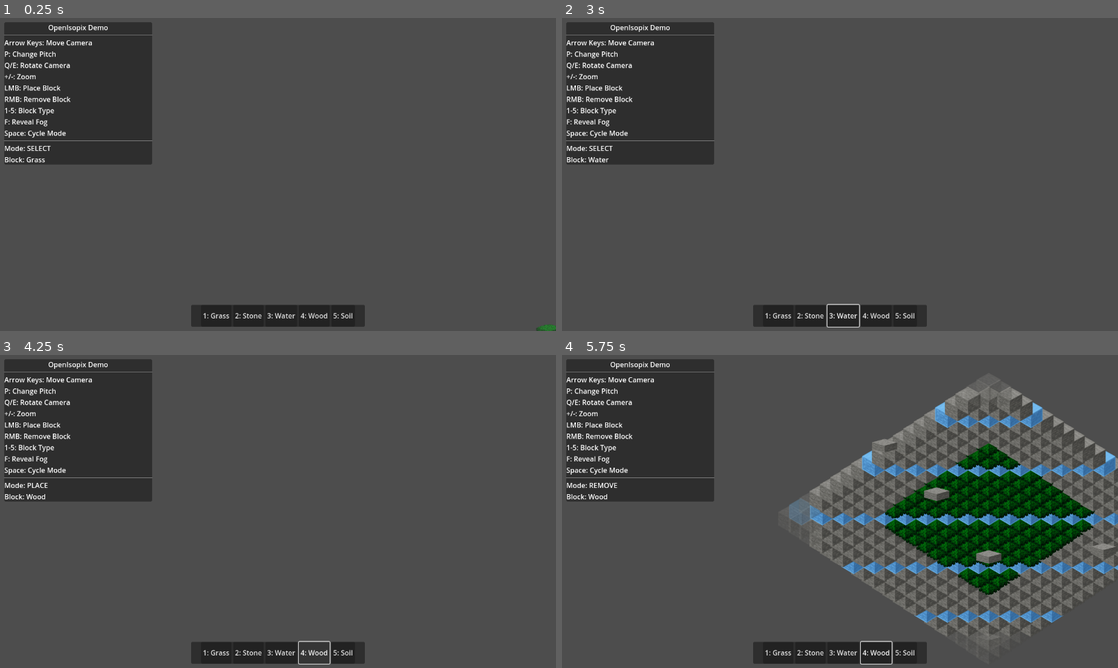
Above: before the commit, frames 1-4 (two rows, left to right).
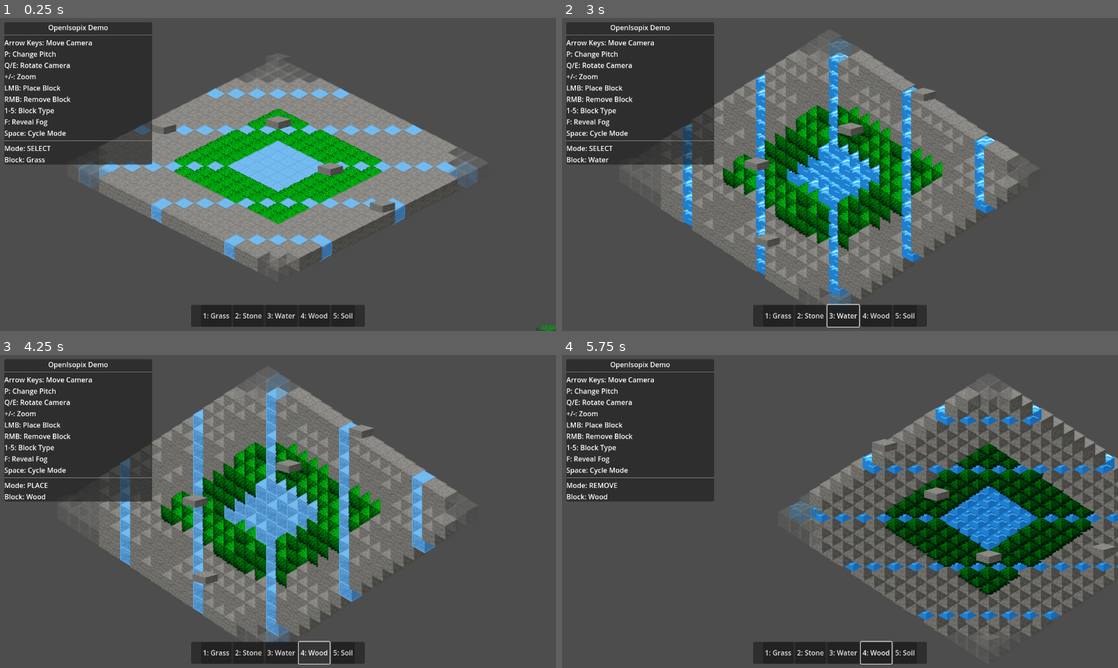
Above: after the commit, the same moments.

Repository: pankaj-bind/OpenIsopix
Game: Godot game, scene res://scenes/Main.tscn
The game is run twice, just before and just after one commit, with the same random seed, the same clock (stepped at 60 frames per second) and the same inputs.
Inputs (mouse positions are in pixels of both pictures, inside the frame that each line leads up to):
- Up to frame 1 (0.25 s): no input
- Up to frame 2 (3 s): click "1: Grass" at 0.5 s; click "2: Stone" at 1.25 s; click "3: Water" at 2 s; tap Enter at 2.75 s; move the mouse to (962, 158) at 2.77 s; hold E (rotate_right) from 2.78 s (still down); hold P (change_pitch) from 2.78 s (still down); click (962, 158) at 2.92 s
- Up to frame 3 (4.25 s): tap Space at 3.02 s; release E (rotate_right) at 3.5 s; release P (change_pitch) at 3.5 s; click "4: Wood" at 3.5 s
- Up to frame 4 (5.75 s): move the mouse to (728, 527) at 4.27 s; hold Down (ui_down) 4.28-5.03 s; tap Mouse wheel up (zoom_in) at 4.35 s; tap Space at 4.52 s; move the mouse to (895, 442) at 5.02 s; hold E (rotate_right) from 5.03 s (still down); hold Mouse wheel down (zoom_out) from 5.03 s (still down)

The runs differ from the first frame. In frame 1, 26% of the frame differs, in the area x 14-86%, y 12-81%; in frame 2, 32%; in frame 3, 32%, in the area x 11-84%, y 5-92%; in frame 4, 6.0%.

Commit message:
Wire animated block rendering

Diff:
--- /dev/null
+++ b/assets/blocks/isometric-water-foam.svg
@@ -0,0 +1,9 @@
+<?xml version="1.0" encoding="UTF-8"?>
+<svg xmlns="http://www.w3.org/2000/svg" width="64" height="64" viewBox="0 0 64 64">
+  <polygon points="32,6 58,20 32,34 6,20" fill="#3fb8ff"/>
+  <polygon points="6,20 32,34 32,58 6,44" fill="#1f7fd0"/>
+  <polygon points="58,20 32,34 32,58 58,44" fill="#1769b5"/>
+  <polyline points="16,19 25,15 34,18 43,14 50,18" fill="none" stroke="#d8f7ff" stroke-width="3" stroke-linecap="round" stroke-linejoin="round" opacity="0.9"/>
+  <polyline points="13,27 22,23 30,26 39,22 49,25" fill="none" stroke="#a8ebff" stroke-width="2" stroke-linecap="round" stroke-linejoin="round" opacity="0.75"/>
+  <polyline points="20,38 29,42 39,37 50,41" fill="none" stroke="#70d6ff" stroke-width="2" stroke-linecap="round" stroke-linejoin="round" opacity="0.65"/>
+</svg>
--- a/scripts/Main.gd
+++ b/scripts/Main.gd
@@ -23,6 +23,10 @@
 
 	# Generate demo world
 	_generate_demo_world()
+
+	# Load the initial visible chunks before the first full render.
+	if world_api:
+		world_api.update_chunk_loading(Vector3.ZERO)
 
 	# Initial render
 	if renderer:
@@ -91,8 +95,12 @@
 			# Create varied terrain
 			var block_type = "grass"
 
-			# Add some water
-			if (x + z) % 7 == 0:
+			# Keep a visible pond near the initial camera position so the demo
+			# immediately exercises animated block rendering.
+			if abs(x) <= 2 and abs(z) <= 2:
+				block_type = "water"
+			# Add additional water channels through the terrain
+			elif (x + z) % 7 == 0:
 				block_type = "water"
 			# Add some stone
 			elif abs(x) > world_size / 2 or abs(z) > world_size / 2:
--- a/scripts/core/WorldAPI.gd
+++ b/scripts/core/WorldAPI.gd
@@ -190,8 +190,8 @@
 		floori(camera_world_pos.z / CHUNK_SIZE)
 	)
 
-	# Only update if camera moved to a different chunk
-	if new_camera_chunk == camera_chunk_pos:
+	# Only skip updates after the initial visible chunk set has been loaded.
+	if new_camera_chunk == camera_chunk_pos and not loaded_chunk_positions.is_empty():
 		return false
 
 	camera_chunk_pos = new_camera_chunk
@@ -241,6 +241,13 @@
 	water.is_opaque = false
 	water.is_walkable = false
 	water.height = 0.5  # Half block
+	water.animated = true
+	water.animation_speed = 2.0
+	var water_frames: Array[Texture2D] = [
+		load("res://assets/blocks/isometric-water.svg") as Texture2D,
+		load("res://assets/blocks/isometric-water-foam.svg") as Texture2D
+	]
+	water.animation_frames = water_frames
 	register_block_type(water)
 
 	var wood = BlockType.new("wood", "Wood")
--- a/scripts/rendering/IsometricRenderer.gd
+++ b/scripts/rendering/IsometricRenderer.gd
@@ -7,10 +7,6 @@
 @export var world_api: WorldAPI
 @export var camera: IsometricCamera
 
-## Tile size in pixels (increased for isometric diamond tiles)
-const TILE_SIZE = 64
-const HALF_TILE = TILE_SIZE / 2
-
 ## Rendering layers
 var world_layer: Node2D
 var fog_layer: CanvasLayer
@@ -18,9 +14,18 @@
 ## Cache for rendered sprites
 var block_sprites: Dictionary = {}
 var textures: Dictionary = {}
+var animated_blocks: Dictionary = {}
+var animation_time: float = 0.0
 
 func _ready():
 	pass
+
+func _process(delta: float):
+	if animated_blocks.is_empty():
+		return
+
+	animation_time += delta
+	_update_animated_blocks()
 
 func initialize():
 	_setup_layers()
@@ -53,22 +58,6 @@
 	textures["soil"] = load("res://assets/blocks/isometric-soil.svg")
 
 	print("Loaded isometric block textures: ", textures.keys())
-
-func _create_colored_texture(color: Color) -> ImageTexture:
-	var image = Image.create(TILE_SIZE, TILE_SIZE, false, Image.FORMAT_RGBA8)
-	image.fill(color)
-
-	# Add some shading for 3D effect
-	for y in range(TILE_SIZE):
-		for x in range(TILE_SIZE):
-			if x < 4 or y < 4:  # Top and left edges lighter
-				var current = image.get_pixel(x, y)
-				image.set_pixel(x, y, current.lightened(0.2))
-			elif x >= TILE_SIZE - 4 or y >= TILE_SIZE - 4:  # Bottom and right edges darker
-				var current = image.get_pixel(x, y)
-				image.set_pixel(x, y, current.darkened(0.2))
-
-	return ImageTexture.create_from_image(image)
 
 func render_world():
 	# Clear existing sprites
@@ -107,7 +96,7 @@
 	var sprite = block_sprites[key]
 
 	# Set texture
-	var texture = textures.get(block.block_type.id)
+	var texture = _get_block_texture(block)
 	if texture:
 		sprite.texture = texture
 	else:
@@ -128,12 +117,48 @@
 	# Z-index for proper layering
 	sprite.z_index = world_pos.x + world_pos.z + world_pos.y * 1000
 
+	if _is_block_animated(block):
+		animated_blocks[key] = block
+	else:
+		animated_blocks.erase(key)
+
+func _get_block_texture(block: BlockInstance) -> Texture2D:
+	if not block or not block.block_type:
+		return null
+
+	var frame = block.block_type.get_current_frame(animation_time)
+	if frame:
+		return frame
+
+	return textures.get(block.block_type.id)
+
+func _is_block_animated(block: BlockInstance) -> bool:
+	return (
+		block
+		and block.block_type
+		and block.block_type.animated
+		and not block.block_type.animation_frames.is_empty()
+	)
+
+func _update_animated_blocks():
+	for key in animated_blocks.keys():
+		var block = animated_blocks[key]
+		if not block or not block_sprites.has(key):
+			animated_blocks.erase(key)
+			continue
+
+		var sprite = block_sprites[key]
+		var texture = _get_block_texture(block)
+		if texture:
+			sprite.texture = texture
+
 func _clear_all_sprites():
 	for key in block_sprites.keys():
 		var sprite = block_sprites[key]
 		if sprite:
 			sprite.queue_free()
 	block_sprites.clear()
+	animated_blocks.clear()
 
 func _remove_sprite(world_pos: Vector3i):
 	var key = _world_pos_to_key(world_pos)
@@ -141,6 +166,7 @@
 		var sprite = block_sprites[key]
 		sprite.queue_free()
 		block_sprites.erase(key)
+	animated_blocks.erase(key)
 
 func _world_pos_to_key(pos: Vector3i) -> String:
 	return str(pos.x) + "," + str(pos.y) + "," + str(pos.z)
--- a/scripts/systems/InteractionSystem.gd
+++ b/scripts/systems/InteractionSystem.gd
@@ -33,6 +33,7 @@
 
 ## Highlight sprite for cursor
 var highlight_sprite: Sprite2D
+const HIGHLIGHT_Z_INDEX: int = 4096
 
 ## Mouse/controller state
 var mouse_position: Vector2 = Vector2.ZERO
@@ -94,7 +95,7 @@
 		renderer.world_layer.add_child(highlight_sprite)
 	else:
 		add_child(highlight_sprite)
-	highlight_sprite.z_index = 10000
+	highlight_sprite.z_index = HIGHLIGHT_Z_INDEX
 	highlight_sprite.centered = true
 
 func _update_mouse_position():
Not shown, added: assets/blocks/isometric-water-foam.svg.import
Not shown, changed: docs/API.md
Not shown, changed: docs/DEBUGGING.md
